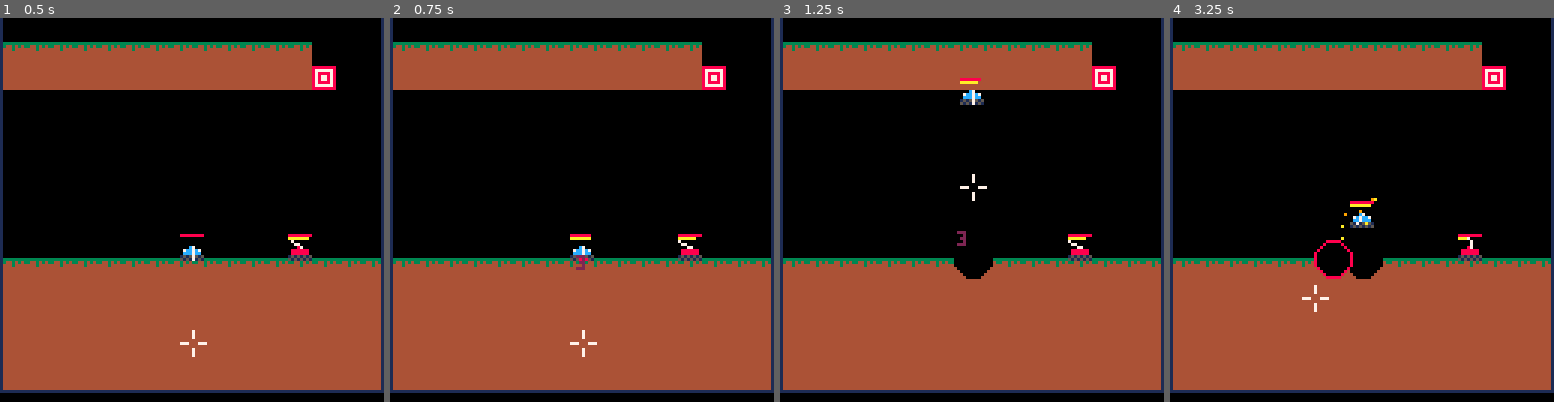
Above: before the commit, frames 1-4 (left to right).
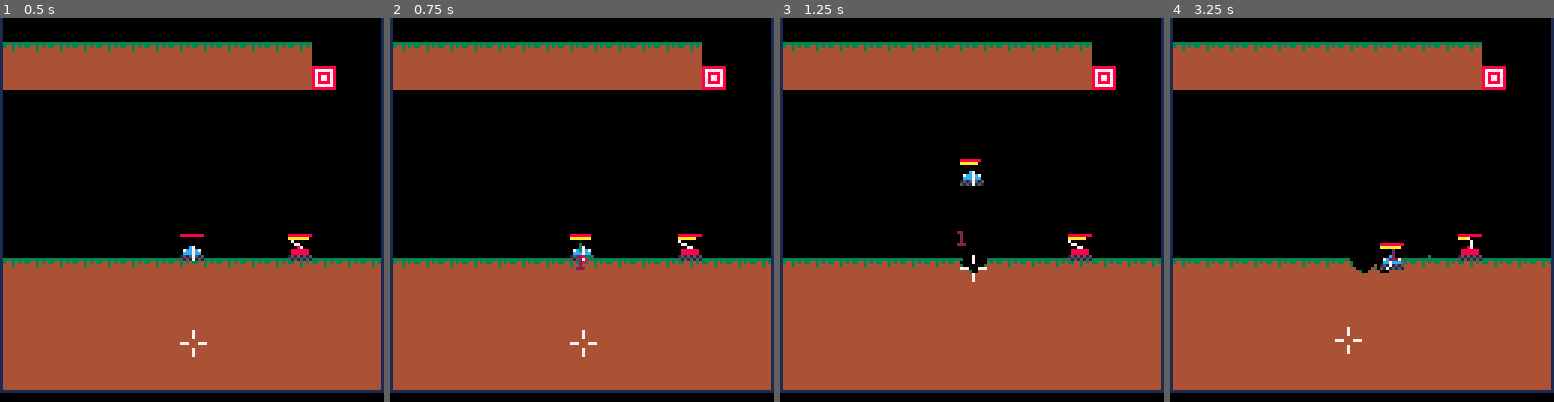
Above: after the commit, the same moments.

Repository: MarrMann/tanks.p8
Game: PICO-8 cartridge tanks.p8
Two runs of this game, one before a commit and one after it. Both use one fixed random seed, a clock stepped at 60 frames per second and the inputs below.
Inputs:
- Up to frame 1 (0.5 s): tap X (X key) at 0.33 s
- Up to frame 2 (0.75 s): tap O (Z key) at 0.7 s
- Up to frame 3 (1.25 s): tap X (X key) at 1.07 s
- Up to frame 4 (3.25 s): hold Right 1.6-2.1 s; tap O (Z key) every 0.4 s from 1.7 to 2.9 s; tap X (X key) at 1.85, 2.97 s; hold Up 2.15-2.42 s; hold Right 2.47-3.03 s; hold Left from 3.08 s (still down)

Frame 1 is identical in both runs. In frame 2, less than 0.1% of the frame differs, in the area x 49-54%, y 58-65%; in frame 3, 0.9%; in frame 4, 1.4%, in the area x 34-68%, y 46-88%.

Commit message:
working splits with splits

Diff:
--- a/tanks.p8
+++ b/tanks.p8
@@ -26,7 +26,7 @@
 		cd=60,
 		cur_cd=0,
 		shot = {
-			name = shot_types.basic.name,
+			name = shot_types.split.name,
 			modifiers = {
 			},
 			child = nil
@@ -492,30 +492,52 @@
 			r=6,
 			init_r=1,
 			force=7,
-			count=1,
-			spread=0.0,
+			count=2,
+			spread=0.2,
 			pow=1,
 			cd=60
 		},
-		init = function(s) end,
+		get_child_count = function(s,m)
+			return 0
+		end,
+		init = function(s)
+			if s.stats == nil then
+				return
+			end
+
+			local base_angle = atan2(s.xvel, s.yvel)
+			local speed = sqrt(s.xvel*s.xvel + s.yvel*s.yvel)
+
+			local count = max(1, s.stats.count)
+			local spread = s.stats.spread
+
+			for i=1,count do
+				local a = base_angle
+				local l_spread = spread
+
+				if count > 1 then
+					local t = (i - 1) / (count - 1)
+					l_spread = -spread * 0.5 + (i - 1) * (spread / (count - 1))
+				end
+
+				local xv = cos(a) * speed + l_spread
+				local yv = sin(a) * speed + l_spread
+				if i == 1 then
+					s.xvel = xv
+					s.yvel = yv
+				else
+					local stat_copy = copy_table(s.stats)
+					stat_copy.count = 0
+					stat_copy.pow = 1
+
+					shoot_w_stats(s.x, s.y, xv, yv, s.id, s.node, stat_copy)
+				end
+			end
+		end,
 		interpret_semantics = function(sem)
 			local base = shot_types.basic.stats
 			local stats = copy_table(base)
-			stats.count += sem.count
-			stats.dmg += sem.dmg
-			stats.dmg *= sem.dmg_mult
-			stats.r += sem.r
-			stats.r *= sem.r_mult
-			stats.init_r = 1
-			stats.force += sem.force
-			stats.force *= sem.force_mult
-			stats.pow += sem.pow
-			stats.pow *= sem.pow_mult
-			stats.cd += sem.cd
-			stats.cd *= sem.cd_mult
-			stats.spread += sem.spread
-			stats.spread *= sem.spread_mult
-			return stats
+			return apply_sem_basic(sem, stats)
 		end,
 		update = function(s)
 			basic_update(s)
@@ -525,30 +547,79 @@
 			explode(s,inf)
 		end
 	},
+
 	split = {
 		name = "split",
+		stats = {
+			dmg = 10,
+			r = 4,
+			init_r = 1,
+			force = 4,
+			count = 3,
+			spread = 1.2,
+			pow = 1,
+			cd = 60
+		},
+		get_child_count = function(s, mods)
+			local sem = resolve_semantic_stats(mods)
+			return sem.count + shot_types.split.stats.count
+		end,
 		init = function(s) end,
+		interpret_semantics = function(sem)
+			local base = shot_types.split.stats
+			local stats = copy_table(base)
+			return apply_sem_basic(sem, stats)
+		end,
 		update = function(s)
 			prev_yvel = s.yvel
 			basic_update(s)
 			if s.yvel > 0 and prev_yvel <= 0 then
 				local angle = vel_to_angle(s.xvel,s.yvel)
 				local speed = sqrt(s.xvel*s.xvel + s.yvel*s.yvel)
-				local spread = 0.075
-
-				shoot(s.x,s.y, angle, speed, s.id, shot_types.basic.name)
-				shoot(s.x,s.y, angle + spread, speed, s.id, shot_types.basic.name)
-				shoot(s.x,s.y, angle - spread, speed, s.id, shot_types.basic.name)
-
+
+				for i=1,s.stats.count do
+					local spread = -s.stats.spread * 0.5 + (i - 1) * (s.stats.spread / (s.stats.count - 1))
+					if not s.children == nil and count(s.children) >= i then
+						shoot(s.x, s.y, angle, speed + spread, s.id, s.children[i])
+					else
+						shoot(s.x, s.y, angle, speed + spread, s.id, generate_shot(shot_types.basic.name,nil,nil))
+					end
+				end
 				return false
 			end
 			return true
 		end,
 		on_collision = function(s, inf)
-
+			explode(s,inf)
 		end
 	}
 }
+
+function generate_shot(name, modifiers, children)
+	return {
+		name = name,
+		modifiers = modifiers,
+		children = children
+	}
+end
+
+function apply_sem_basic(sem, stats)
+	stats.count += sem.count
+	stats.dmg += sem.dmg
+	stats.dmg *= sem.dmg_mult
+	stats.r += sem.r
+	stats.r *= sem.r_mult
+	stats.init_r = 1
+	stats.force += sem.force
+	stats.force *= sem.force_mult
+	stats.pow += sem.pow
+	stats.pow *= sem.pow_mult
+	stats.cd += sem.cd
+	stats.cd *= sem.cd_mult
+	stats.spread += sem.spread
+	stats.spread *= sem.spread_mult
+	return stats
+end
 
 function resolve_semantic_stats(mods)
 	local semantics = {
@@ -623,27 +693,27 @@
 			local keep_alive = s.on_collision(s, inf)
 			if not keep_alive then
 				del(shots, s)
+				-- map/dirt particles
+				n_x,n_y=get_q_normal(ex_x, ex_y)
+				p_x=ex_x+n_x*2
+				p_y=ex_y+n_y*2
+				if inf.hitcol!=0 then
+					for k=1,s.stats.force do
+						add(map_parts, {
+							x=flr(p_x),
+							y=flr(p_y),
+							xvel=rnd(5.0) - 2.5,
+							yvel=rnd(5.0) - 2.5,
+							xprev=flr(inf.prevx),
+							yprev=flr(inf.prevy),
+							life=120,
+							col=hit_col
+						})
+					end
+				end
 				return
 			end
 
-		 -- map/dirt particles
-		 n_x,n_y=get_q_normal(ex_x, ex_y)
-		 p_x=ex_x+n_x*2
-		 p_y=ex_y+n_y*2
-			if hit_col!=0 then
-				for k=1,5 do
-					add(map_parts, {
-						x=flr(p_x),
-						y=flr(p_y),
-						xvel=rnd(5.0) - 2.5,
-						yvel=rnd(5.0) - 2.5,
-						xprev=flr(inf.prevx),
-						yprev=flr(inf.prevy),
-						life=120,
-						col=hit_col
-					})
-				end
-			end
 		end
 
 		// particles
@@ -682,27 +752,34 @@
 end
 
 function shoot(x, y, angle, vel, id, shot_node)
+	local dx = sin(angle)
+	local dy = cos(angle)
 	local stats = resolve_params(shot_node)
-	for i=1,stats.count do
-		local spread = -stats.spread * 0.5 + (i - 1) * (stats.spread / (stats.count - 1))
-		local dx = sin(angle+spread)
-		local dy = cos(angle+spread)
-
-		local s = {
-			x = x,
-			y = y,
-			xvel = dx*vel*stats.pow,
-			yvel = dy*vel*stats.pow,
-			id = id,
-			frame = 0,
-			stats = stats,
-			init = shot_types[shot_node.name].init,
-			update = shot_types[shot_node.name].update,
-			on_collision = shot_types[shot_node.name].on_collision
-		}
-		s.init(s)
-		add(shots, s)
-	end
+	return shoot_w_stats(x,y,dx*vel,dy*vel,id,shot_node,stats)
+end
+
+function shoot_w_stats_angle(x, y, angle, vel, id, shot_node, stats)
+	local dx = sin(angle)
+	local dy = cos(angle)
+	return shoot_w_stats(x,y,dx*vel,dy*vel,id,shot_node,stats)
+end
+
+function shoot_w_stats(x, y, xvel, yvel, id, shot_node, stats)
+	local s = {
+		x = x,
+		y = y,
+		xvel = xvel*stats.pow,
+		yvel = yvel*stats.pow,
+		id = id,
+		frame = 0,
+		stats = stats,
+		node = shot_node,
+		init = shot_types[shot_node.name].init,
+		update = shot_types[shot_node.name].update,
+		on_collision = shot_types[shot_node.name].on_collision
+	}
+	s.init(s)
+	add(shots, s)
 	return stats.cd
 end
 
@@ -967,7 +1044,8 @@
  prevy = y
 
  for x=x0,x1,xi do
-  if (mapget(flr(x),flr(y)) != 0 or hit_bounds(x,y)) then
+		local pixel = mapget(flr(x),flr(y))
+  if (pixel != 0 or hit_bounds(x,y)) then
    local d = sqrt(dx*dx+dy*dy)
   	dx /= d
   	dy /= d
@@ -976,7 +1054,8 @@
 	  	x=x,
 	  	y=y,
 	  	prevx=prevx,
-	  	prevy=prevy
+	  	prevy=prevy,
+				hitcol=pixel
 	  }
   end
 
@@ -991,13 +1070,15 @@
 		prevy = y
 	end
 	//check endpoint
-	if (mapget(flr(x1),flr(y1)) != 0 or hit_bounds(x1,y1)) then
+	pixel = mapget(flr(x1),flr(y1))
+	if (pixel != 0 or hit_bounds(x1,y1)) then
 		return {
 	 	didhit=true,
 	 	x=x1,
 	 	y=y1,
 	 	prevx=prevx,
-	 	prevy=prevy
+	 	prevy=prevy,
+			hitcol=pixel
 	 }
 	end
 
@@ -1015,7 +1096,8 @@
  prevy = y0
 
  for y=y0,y1,sgn(dy) do
-  if (mapget(flr(x),flr(y)) != 0 or hit_bounds(x,y)) then
+		local pixel = mapget(flr(x),flr(y))
+  if (pixel != 0 or hit_bounds(x,y)) then
   	local d = sqrt(dx*dx+dy*dy)
   	dx /= d
   	dy /= d
@@ -1024,7 +1106,8 @@
 	  	x=x,
 	  	y=y,
 	  	prevx=prevx,
-	  	prevy=prevy
+	  	prevy=prevy,
+				hitcol=pixel
 	  }
 	 end
 
@@ -1039,13 +1122,15 @@
 		prevy = y
 	end
 	//check endpoint
-	if (mapget(flr(x1),flr(y1)) != 0 or hit_bounds(x1,y1)) then
+	pixel = mapget(flr(x1),flr(y1))
+	if (pixel != 0 or hit_bounds(x1,y1)) then
 		return {
 	 	didhit=true,
 	 	x=x1,
 	 	y=y1,
 	 	prevx=prevx,
-	 	prevy=prevy
+	 	prevy=prevy,
+			hitcol=pixel
 	 }
 	end
 
@@ -1090,7 +1175,7 @@
 	return quantized_x, quantized_y
 end
 -->8
-// map types and room loading
+-- map types and room loading
 room = {x=0,y=0}
 room_state={
 	completed=false,
@@ -1106,7 +1191,7 @@
 enemy_t = 61
 
 function load_room(x,y)
- // clear
+ -- clear
 	del_table_contents(targets)
 	del_table_contents(dumb_enemies)
 	del_table_contents(shots)
@@ -1337,8 +1422,21 @@
 ---limit jumps to 1-3 per room
 ---upgrades can affect jumps
 
+-- current todo:
+--how do we ensure the correct
+---number of children when generating
+---the shot? right now nothing stops
+---us from supplying more children
+---than a shot can take...
 --implement more shot types and
---modifiers
+---modifiers
+--add shots and modifiers in
+---levels so you can pick them up
+--add picking up method
+---
+--ui showing what pickups you
+---have. keep them in order of
+---pickup time for now
 
 --improvements:
 ---rocket jumping feels a little
